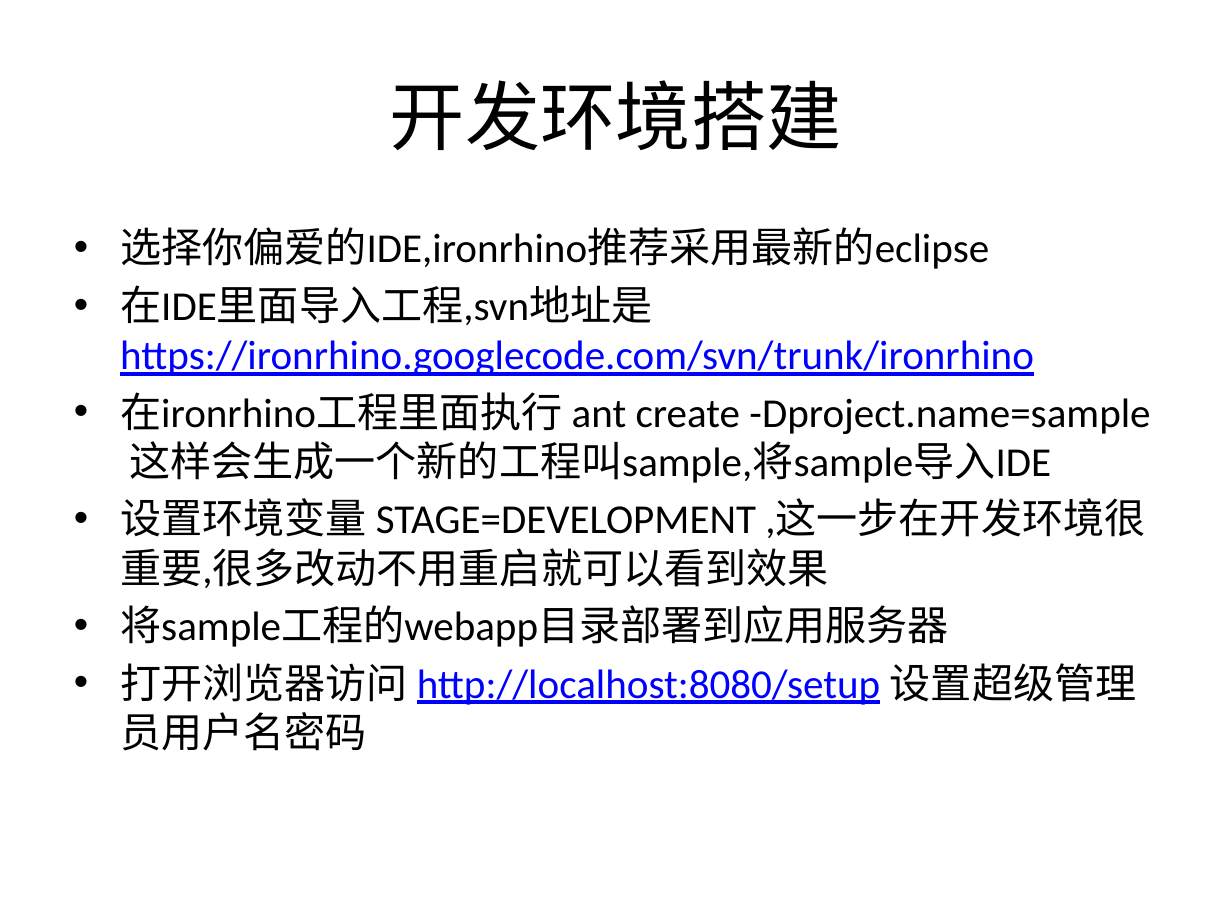
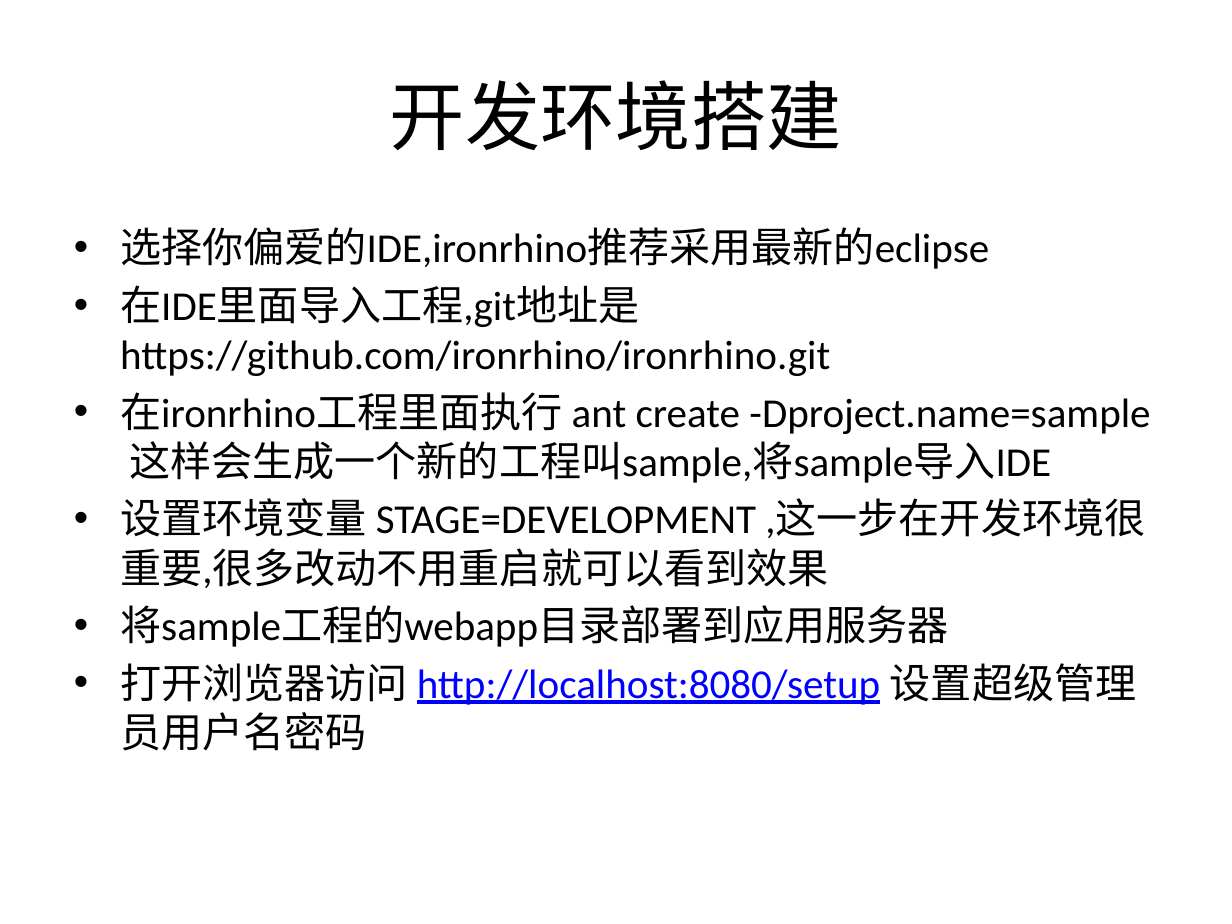
Before and after one commit to ironrhino/ironrhino, a slide deck: slide 5 of docs/getstarted.pptx. Drawn at 1232x924 pixels with LibreOffice and Linux fonts; fonts in the diff are those of the drawing. Boxes give left, top, right and bottom in pixels: in the first picture for what was removed or moved away, otherwise in the second. Text is boxed around its words. In the diff, an @@ line names an element or a change of style, - is before the commit and + after.

```diff
--- a/docs/getstarted.pptx
+++ b/docs/getstarted.pptx
@@ text at [120, 285, 830, 376]: text changed; text colour #0000FF to #000000 @@
-• 在IDE里面导入工程,svn地址是 https://ironrhino.googlecode.com/svn/trunk/ironrhino
+• 在IDE里面导入工程,git地址是 https://github.com/ironrhino/ironrhino.git
```
Also in this commit, not shown: 1 other slide changed.
